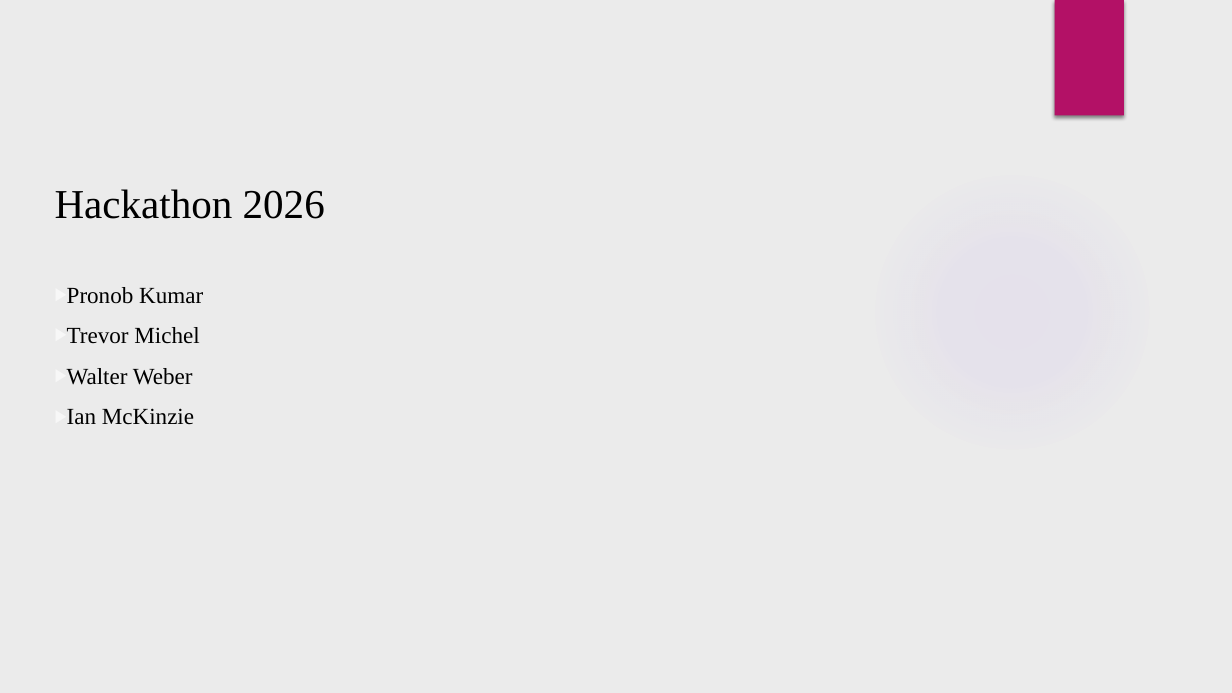
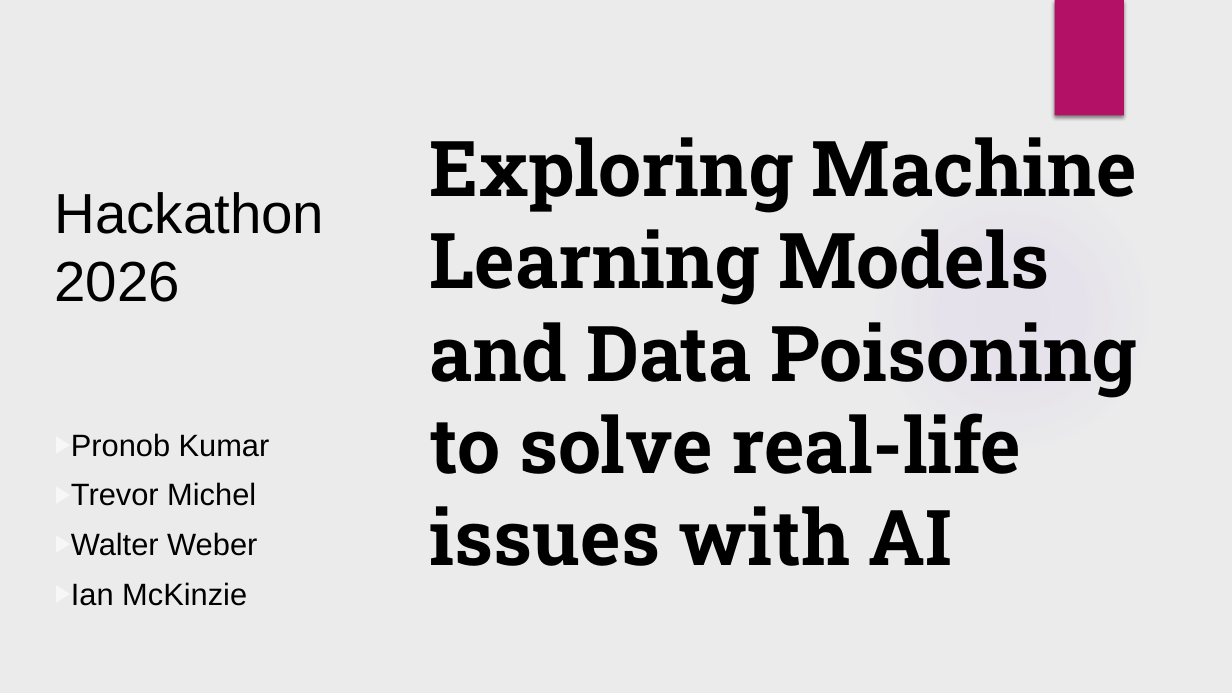
Before and after one commit to dmail5802/hackathon_competition, a slide deck: slide 1 of presentation.pptx. Drawn at 1232x693 pixels with LibreOffice and Linux fonts; fonts in the diff are those of the drawing; background and template pictures are left out. Boxes give left, top, right and bottom in pixels: in the first picture for what was removed or moved away, otherwise in the second. Text is boxed around its words. In the diff, an @@ line names an element or a change of style, - is before the commit and + after.

```diff
--- a/presentation.pptx
+++ b/presentation.pptx
@@ text added at bbox=[430, 137, 1137, 566], 60 pt, text #000000, bold @@
+Exploring Machine Learning Models and Data Poisoning to solve real-life issues with AI
@@ text "Hackathon 2026" at bbox=[55, 192, 325, 606]: size 32 to 44 pt in "Hackathon 2026"; font Times New Roman to Arial; size 18 to 24 pt in "Pronob Kumar", "Trevor Michel", "Walter Weber", "Ian McKinzie" @@
```
Also in this commit, not shown: 4 other slides changed, 8 slides added, 2 slides removed.
